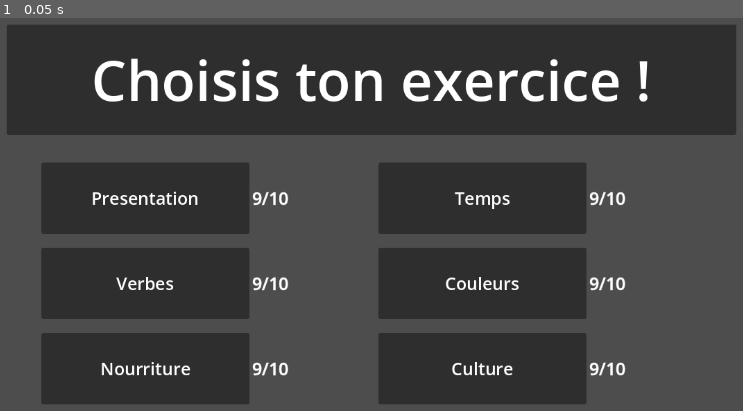
Above: before the commit, frame 1.
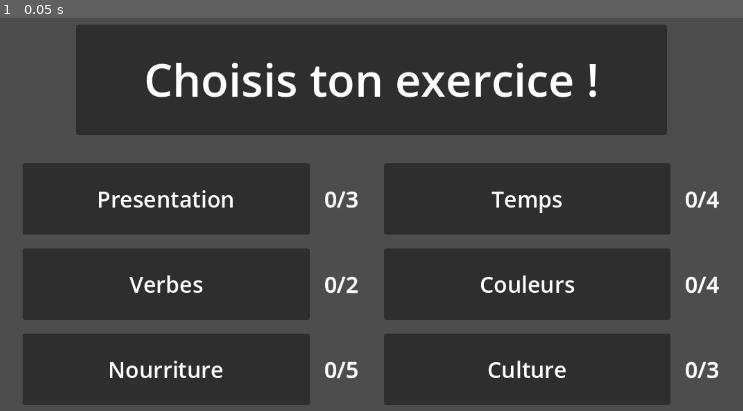
Above: after the commit, the same moment.

Repository: library-rat/Learning_english_fast_version
Game: Godot game, scene res://project.tscn
Two runs of this game, one before a commit and one after it. Both use one fixed random seed, a clock stepped at 60 frames per second and the inputs below. This scene is started directly instead of the project's main scene.
Inputs:
- Up to frame 1 (0.05 s): no input

The runs differ from the first frame. In frame 1, 24% of the frame differs, in the area x 0-100%, y 1-99%.

Commit message:
display current level and aspect of homescreen improved

Diff:
--- a/home_screen.gd
+++ b/home_screen.gd
@@ -6,11 +6,14 @@
 var currentlvl = {}
 # Called when the node enters the scene tree for the first time.
 func _ready():
+	load_currentlvl()
 	for key in json_dict.keys() :
 		var newLvl = lvlselector.instantiate()
 		newLvl.set_value(key)
+		newLvl.set_level(currentlvl[key], json_dict[key].size())
 		$SelectorContainer.add_child(newLvl)
-	load_currentlvl()
+
+
 
 
 func load_currentlvl():
--- a/home_screen.tscn
+++ b/home_screen.tscn
@@ -7,7 +7,7 @@
 GridContainer/constants/v_separation = 20
 
 [sub_resource type="LabelSettings" id="LabelSettings_8kdfe"]
-font_size = 80
+font_size = 65
 
 [node name="HomeScreen" type="Control"]
 layout_mode = 3
@@ -21,16 +21,16 @@
 [node name="SelectorContainer" type="GridContainer" parent="."]
 custom_minimum_size = Vector2(952, 349)
 layout_mode = 1
-anchors_preset = 12
-anchor_top = 1.0
+anchors_preset = 14
+anchor_top = 0.5
 anchor_right = 1.0
-anchor_bottom = 1.0
-offset_left = 100.0
-offset_top = -399.0
-offset_right = -100.0
-offset_bottom = -50.0
+anchor_bottom = 0.5
+offset_left = 73.0
+offset_top = -74.0
+offset_right = -58.0
+offset_bottom = 275.0
 grow_horizontal = 2
-grow_vertical = 0
+grow_vertical = 2
 theme = SubResource("Theme_baqw7")
 columns = 2
 
@@ -38,9 +38,9 @@
 layout_mode = 1
 anchors_preset = 10
 anchor_right = 1.0
-offset_left = 50.0
+offset_left = 150.0
 offset_top = 50.0
-offset_right = -50.0
+offset_right = -150.0
 offset_bottom = 209.0
 grow_horizontal = 2
 
--- a/level_selector.gd
+++ b/level_selector.gd
@@ -7,6 +7,12 @@
 	self.value = value
 	$Panel/Label.text = value
 
+func set_level(current:int, max :int):
+	if current < max :
+		$Label.text = "%d/%d"% [current,max]
+	print(current)
+	print(max)
+	print("%d/%d"%[current ,max])
 
 func _on_gui_input(event):
 	if event.is_action_pressed("Left_click"):
--- a/level_selector.tscn
+++ b/level_selector.tscn
@@ -3,10 +3,10 @@
 [ext_resource type="Script" path="res://level_selector.gd" id="1_xvgir"]
 
 [sub_resource type="LabelSettings" id="LabelSettings_ujj75"]
-font_size = 25
+font_size = 32
 
 [sub_resource type="LabelSettings" id="LabelSettings_0ex14"]
-font_size = 25
+font_size = 32
 outline_size = 1
 
 [node name="LevelSelector" type="HBoxContainer"]
@@ -19,6 +19,8 @@
 [node name="Panel" type="Panel" parent="."]
 custom_minimum_size = Vector2(300, 50)
 layout_mode = 2
+size_flags_horizontal = 3
+size_flags_stretch_ratio = 5.0
 mouse_filter = 2
 
 [node name="Label" type="Label" parent="Panel"]
@@ -35,6 +37,7 @@
 
 [node name="Label" type="Label" parent="."]
 layout_mode = 2
+size_flags_horizontal = 3
 size_flags_vertical = 1
 text = "9/10"
 label_settings = SubResource("LabelSettings_0ex14")
